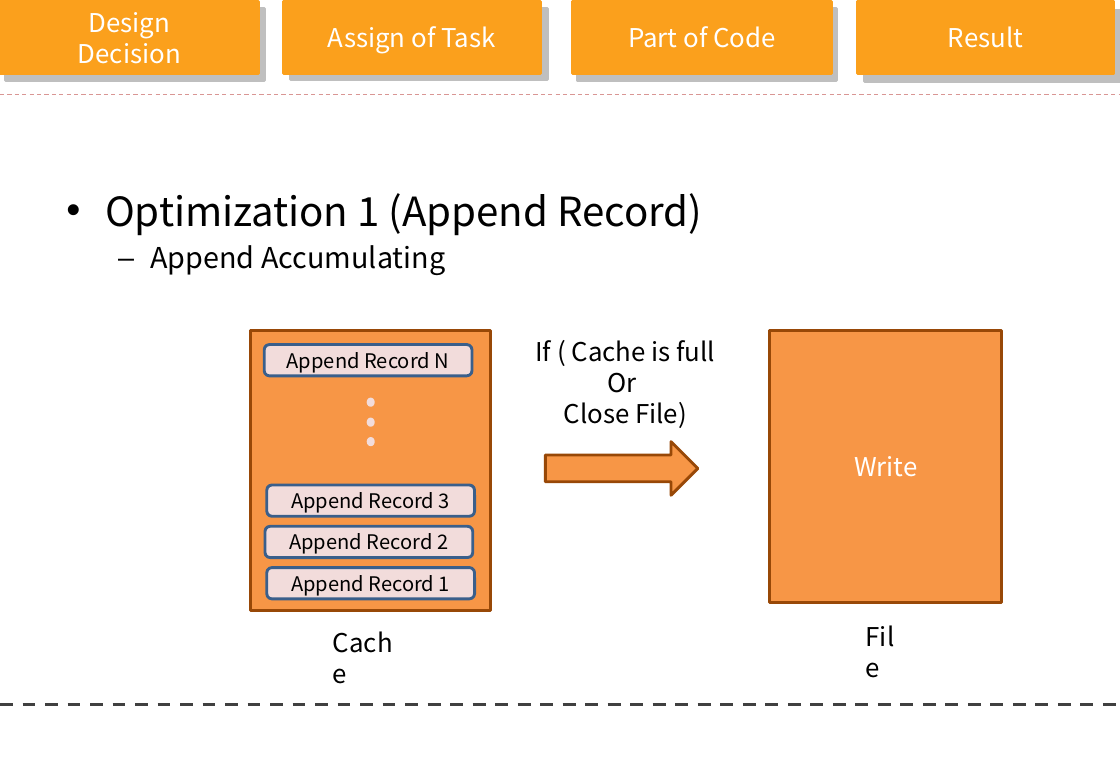
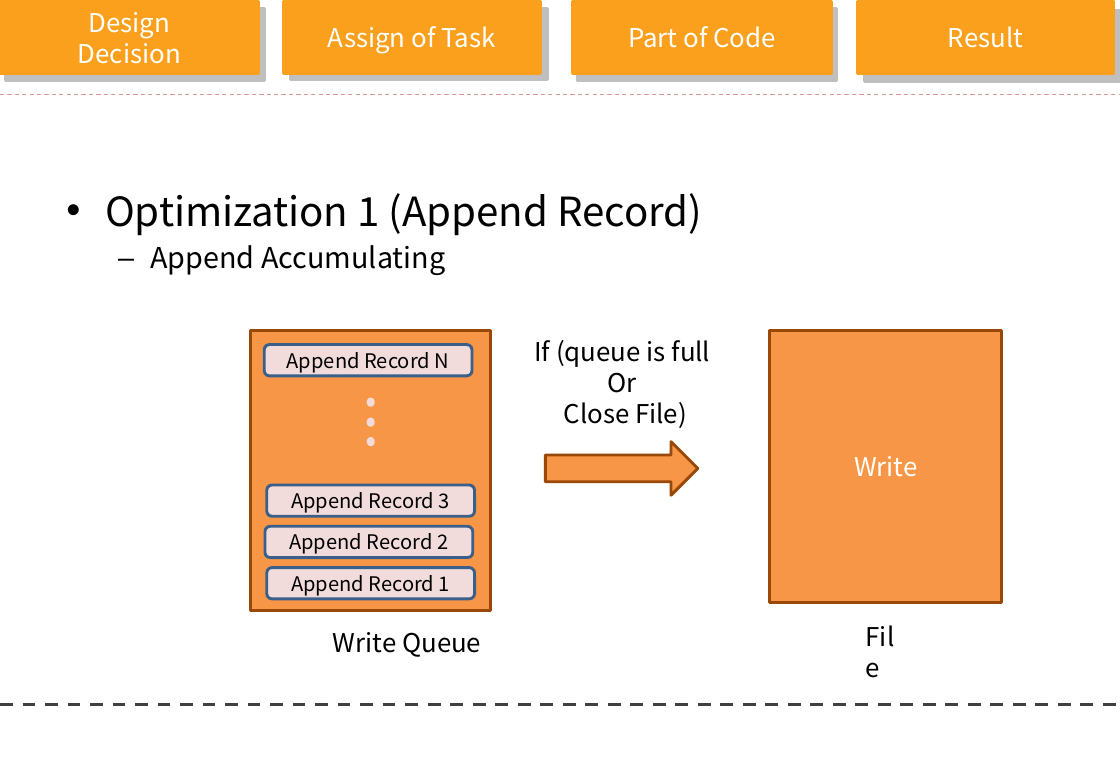
Before and after one commit to clover3/orange, a slide deck: slide 25 of Document/orange_progress.pptx (slide 20 before the commit). Drawn at 1120x775 pixels with LibreOffice and Linux fonts; fonts in the diff are those of the drawing; background and template pictures are left out. Boxes give left, top, right and bottom in pixels: in the first picture for what was removed or moved away, otherwise in the second. Text is boxed around its words. In the diff, an @@ line names an element or a change of style, - is before the commit and + after.

```diff
--- a/Document/orange_progress.pptx
+++ b/Document/orange_progress.pptx
@@ text at (534,340,711,367): text changed @@
-If ( Cache is full
+If (queue is full
@@ text at (333,632,481,657): text changed @@
-Cache
+Write Queue
```
Also in this commit, not shown: 6 other slides changed, 11 slides added, 3 slides removed.
